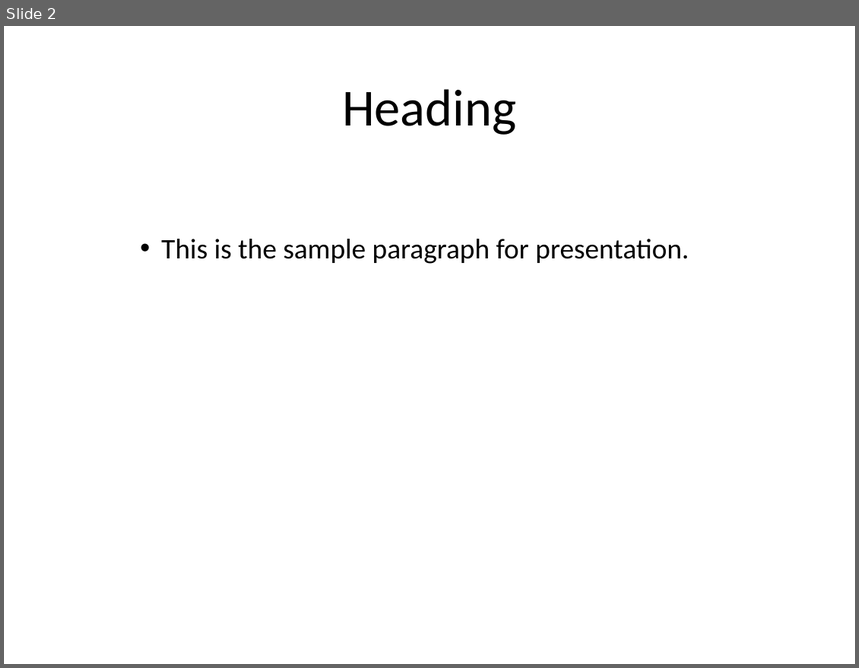
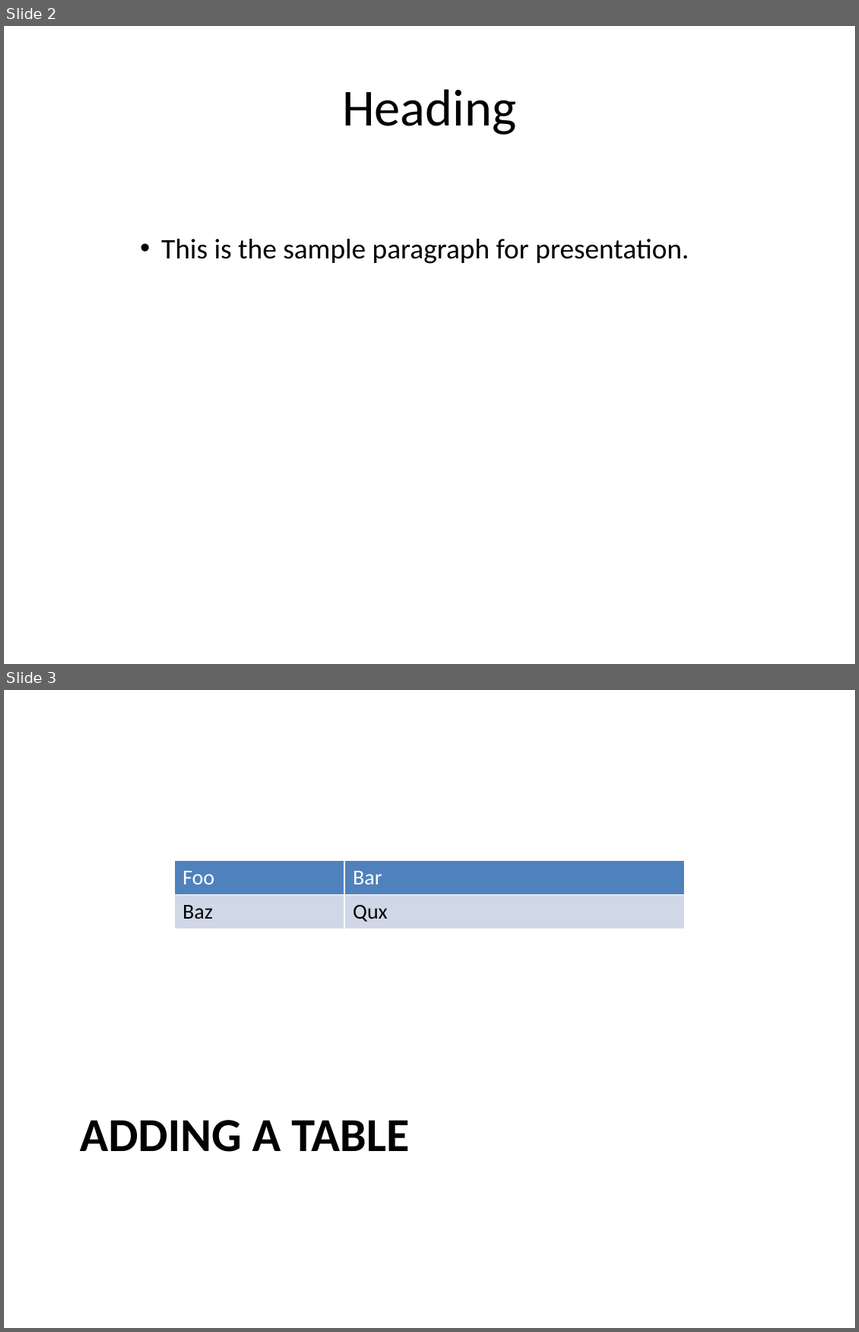
Before and after one commit to yashraut362/Python_Text_to_ppt, a slide deck: Sample.pptx. Shown one above the other, each under a label of ours: slide 2 before the commit, slides 2 and 3 after it. The pictures are 859x668 and 859x1332 pixels, drawn with LibreOffice and Linux fonts; fonts in the diff are those of the drawing. Boxes give left, top, right and bottom in pixels: in the first picture for what was removed or moved away, otherwise in the second. Text is boxed around its words. In the diff, an @@ line names an element or a change of style, - is before the commit and + after.

Commit message:
table added

```diff
--- a/Sample.pptx
+++ b/Sample.pptx
@@ slide 3 added at [4,690,855,1328], background #FFFFFF @@
@@ table added at [174,860,685,929], 2 rows, 2 columns @@
+Foo | Bar
+Baz | Qux
@@ title added at [80,1120,409,1152], 40 pt, text #000000, bold @@
+ADDING A TABLE
```
Also in this commit, not shown: 1 other file.
